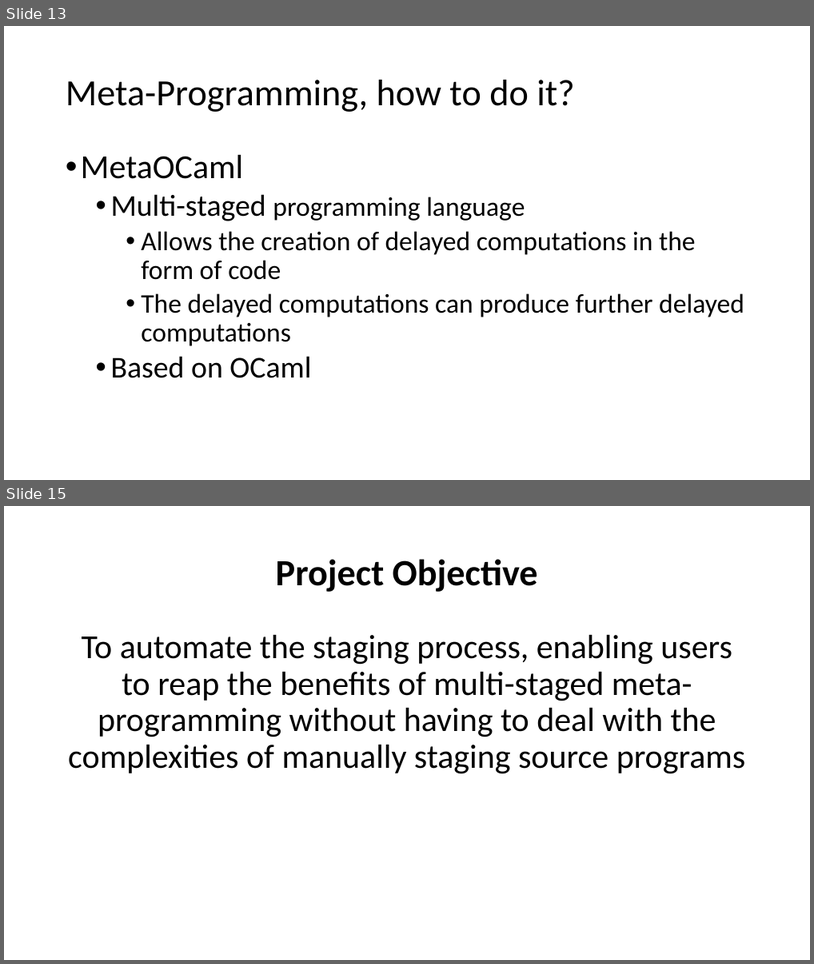
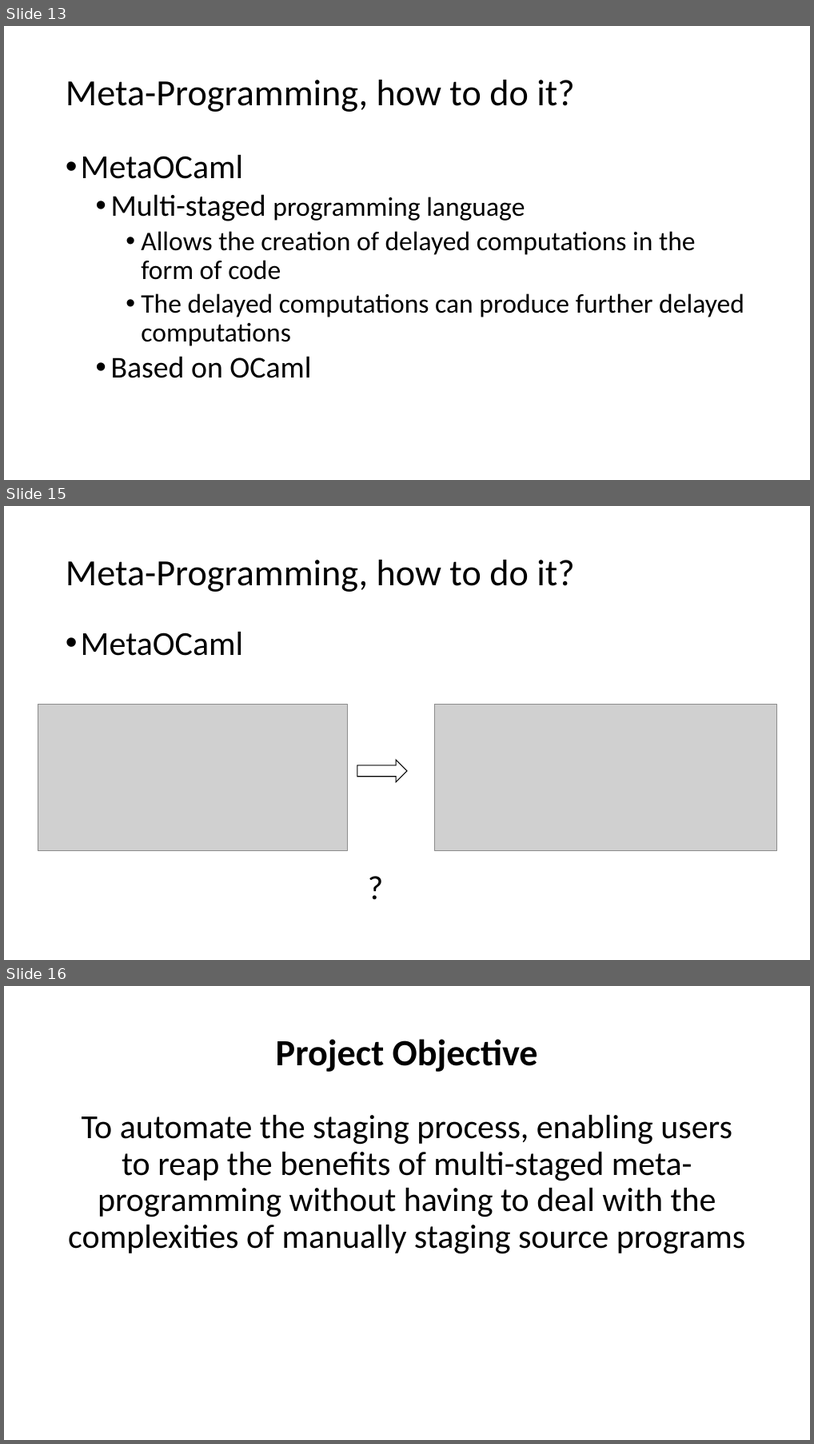
Before and after one commit to ackoroa/ppx_toMeta, a slide deck: report/Automated Meta-Programming to Support High Performance OCaml Codes.pptx. Shown one above the other, each under a label of ours: slides 13 and 15 before the commit, slides 13, 15 and 16 after it; the slides between them are not shown. The pictures are 814x964 and 814x1444 pixels, drawn with LibreOffice and Linux fonts; fonts in the diff are those of the drawing; grey boxes stand for pictures. Boxes give left, top, right and bottom in pixels: in the first picture for what was removed or moved away, otherwise in the second. Text is boxed around its words. In the diff, an @@ line names an element or a change of style, - is before the commit and + after.

```diff
--- a/report/Automated Meta-Programming to Support High Performance OCaml Codes.pptx
+++ b/report/Automated Meta-Programming to Support High Performance OCaml Codes.pptx
@@ slide 15 added at [4, 506, 810, 960], background #FFFFFF @@
@@ title added at [66, 560, 574, 592], 44 pt, text #000000 @@
+Meta-Programming, how to do it?
@@ text added at [81, 632, 243, 656], 40 pt, text #000000 @@
+• MetaOCaml
+?
@@ picture added at [38, 704, 348, 850] @@
@@ picture added at [434, 704, 777, 850] @@
@@ right arrow added at [358, 760, 407, 782], outline #000000 1 pt @@
@@ what was slide 15 is now slide 16 @@
```
Also in this commit, not shown: 9 slides changed, 2 other slides added, 1 other file.
